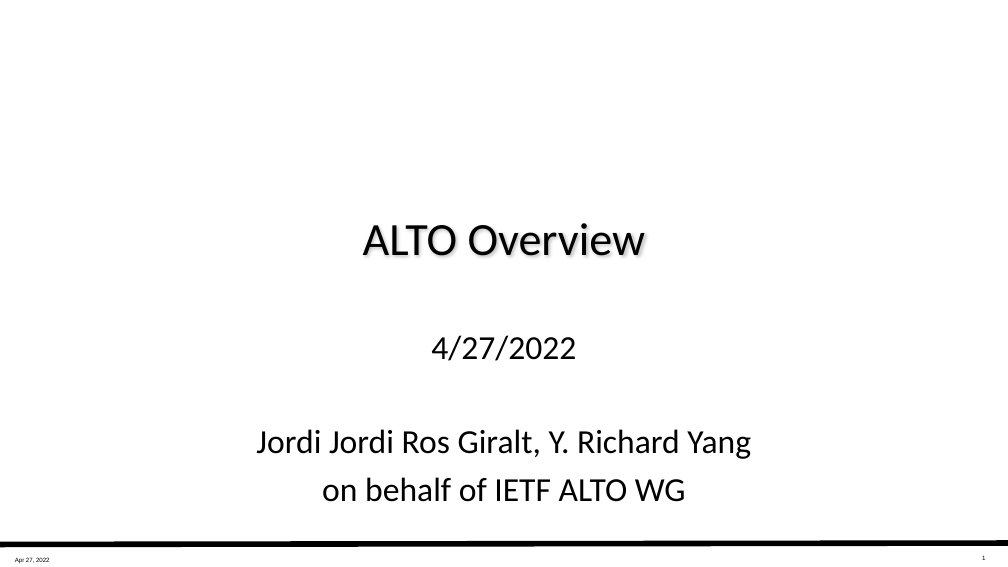
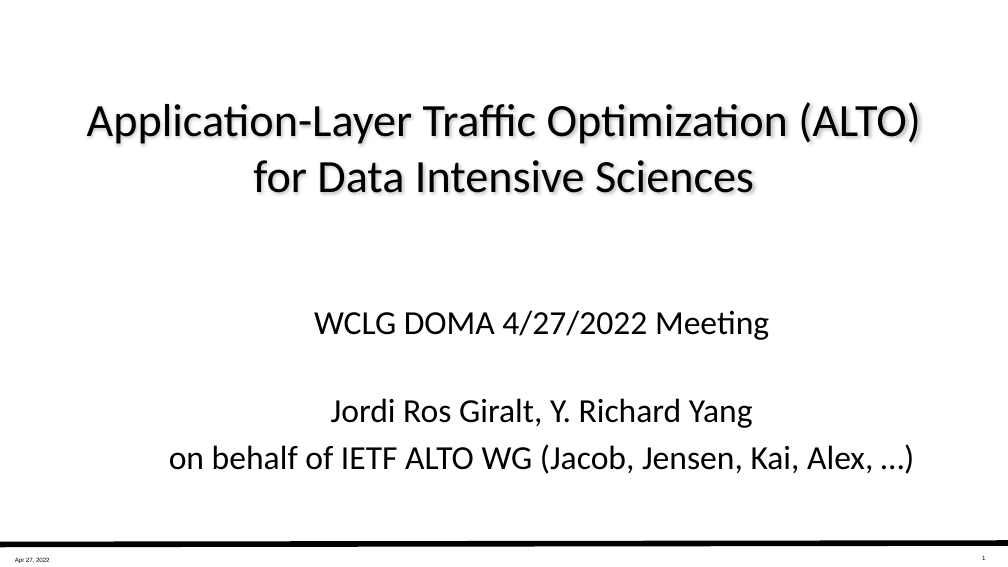
Before and after one commit to ietf-wg-alto/wg-materials, a slide deck: slide 1 of working-documents/wclg-doma/slides-doma-overview-2022-04-27.pptx. Drawn at 1008x567 pixels with LibreOffice and Linux fonts; fonts in the diff are those of the drawing. Boxes give left, top, right and bottom in pixels: in the first picture for what was removed or moved away, otherwise in the second. Text is boxed around its words. In the diff, an @@ line names an element or a change of style, - is before the commit and + after.

```diff
--- a/working-documents/wclg-doma/slides-doma-overview-2022-04-27.pptx
+++ b/working-documents/wclg-doma/slides-doma-overview-2022-04-27.pptx
@@ title at (87, 102, 921, 193): text changed @@
-ALTO Overview
+Application-Layer Traffic Optimization (ALTO) for Data Intensive Sciences
@@ subtitle at (169, 310, 873, 474): text changed @@
-4/27/2022
-Jordi Jordi Ros Giralt, Y. Richard Yang
-on behalf of IETF ALTO WG
+WCLG DOMA 4/27/2022 Meeting
+Jordi Ros Giralt, Y. Richard Yang
+on behalf of IETF ALTO WG (Jacob, Jensen, Kai, Alex, …)
```
Also in this commit, not shown: 5 other slides changed, 7 slides added, 5 other files.
